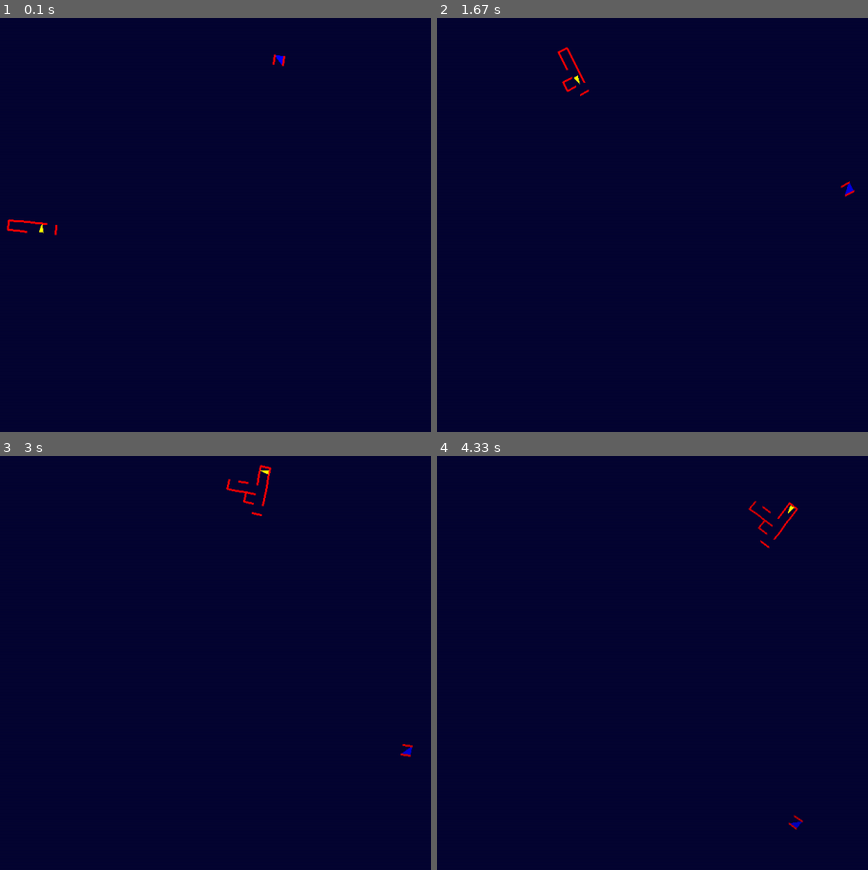
Above: before the commit, frames 1-4 (two rows, left to right).
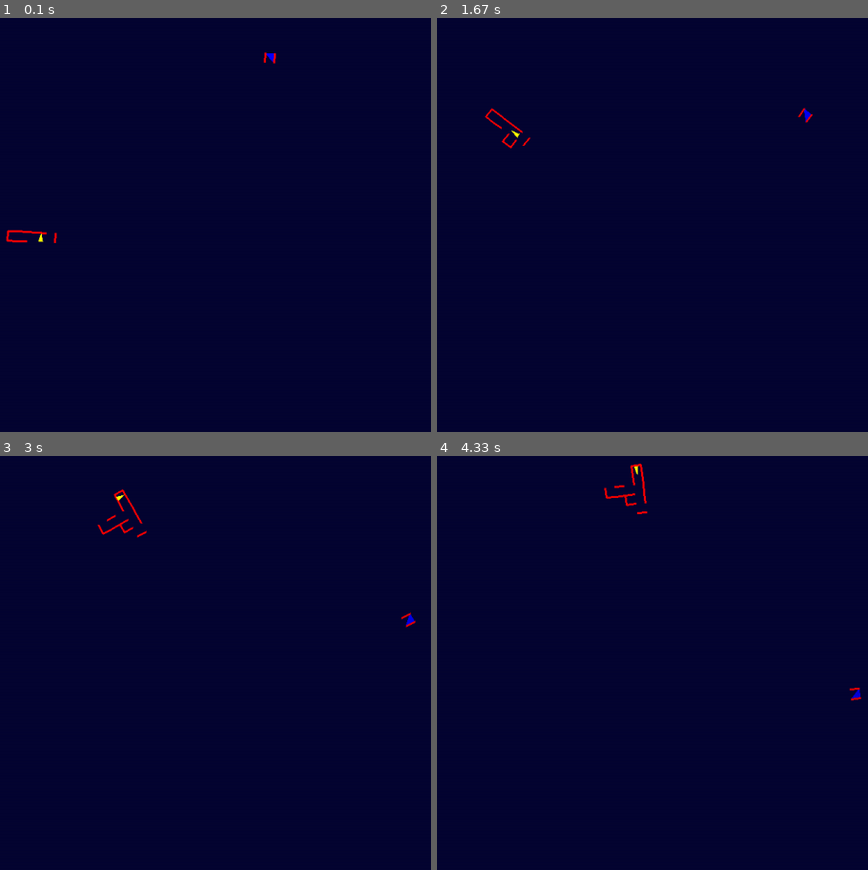
Above: after the commit, the same moments.

Repository: RageInTheCage/Random
Game: pygame game, started from Python/Labyrinth/Main.py
The game is run twice, just before and just after one commit, with the same random seed, the same clock (stepped at 60 frames per second) and the same inputs.
Inputs:
- Up to frame 1 (0.1 s): no input
- Up to frame 2 (1.67 s): hold Right 0.33-0.8 s; hold Up 0.83-1.13 s; hold Right 1.17-1.63 s
- Up to frame 3 (3 s): hold Left 1.67-2.2 s; hold Down 2.23-2.57 s; hold Left from 2.6 s (still down)
- Up to frame 4 (4.33 s): release Left at 3 s; hold Right 3.43-4.07 s; hold Down from 4.1 s (still down)

The runs differ from the first frame. In frame 1, 0.3% of the frame differs, in the area x 1-67%, y 8-55%; in frame 2, 0.5%; in frame 3, 0.6%, in the area x 22-97%, y 2-73%; in frame 4, 0.6%.

Commit message:
Python Class Demo improved for Thomas' sake

Diff:
--- /dev/null
+++ b/Python/Class Demo/Princes (ASCII version)/Prince.py
@@ -0,0 +1,15 @@
+class Prince:
+    siblings = []
+
+    def __init__(self, name, son_of):
+        self.name = name
+        self.son = son_of
+
+    def announce(self):
+        print(f"I am {self.name}, son of {self.son}")
+
+        for sibling in self.siblings:
+            print(f"I am also the brother of {sibling} but we don't talk about him")
+
+    def add_sibling(self, sibling_of):
+        self.siblings.append(sibling_of)
--- /dev/null
+++ b/Python/Class Demo/Princes (ASCII version)/main.py
@@ -0,0 +1,12 @@
+from Prince import Prince
+
+nick = Prince("Nick", son_of="Ken")
+nick.name = "Nicolas"
+nick.announce()
+
+tom = Prince("Matthew", son_of="Nick")
+tom.announce()
+
+matthew = Prince("Thomas", son_of="Nick")
+matthew.add_sibling("Matthew")
+matthew.announce()
--- /dev/null
+++ b/Python/Class Demo/Princes (Pygame version)/Prince.py
@@ -0,0 +1,56 @@
+import pygame
+
+
+class Prince:
+    def __init__(self, name, son_of = None):
+        self.name = name
+        self.son = son_of
+        self.final_location = None
+        self.screen = None
+        self.speech_location = None
+        self.text_location = None
+        self.announcement = None
+        self.font = None
+        self.image = pygame.image.load("Prince.png")
+        self.speech_bubble = None
+        self.text_surface = None
+        if son_of:
+            self.current_location = son_of.current_location.copy()
+        else:
+            self.current_location = [0, 0]
+
+    def announce(self):
+        self.announcement = "I am {}" .format(self.name)
+        if self.son:
+            self.announcement += ", son of {}".format(self.son.name)
+
+        size = self.image.get_rect()
+        self.speech_location = self.final_location[0] + size.width / 3 * 2, self.final_location[1] + size.height / 4
+        self.text_location = self.speech_location[0] + 80, self.speech_location[1] + 20
+        self.text_surface = self.font.render(self.announcement, True, (0, 80, 0))
+
+        self.speech_bubble = pygame.image.load("Speech Bubble.png")
+        text_width = self.text_surface.get_rect().width
+        self.speech_bubble = pygame.transform.scale(self.speech_bubble, (text_width + 100, 66))
+
+    def set_graphics(self, screen, font, location):
+        self.screen = screen
+        self.font = font
+        self.final_location = location
+
+    def move_to_location(self):
+        if self.current_location[0] < self.final_location[0]:
+            self.current_location[0] += 2
+        if self.current_location[1] < self.final_location[1]:
+            self.current_location[1] += 1
+
+
+    def draw(self):
+        self.move_to_location()
+        self.screen.blit(self.image, self.current_location)
+
+        if self.speech_bubble is None:
+            return
+
+        self.screen.blit(self.speech_bubble, self.speech_location)
+        self.screen.blit(self.text_surface, self.text_location)
--- /dev/null
+++ b/Python/Class Demo/Princes (Pygame version)/main.py
@@ -0,0 +1,65 @@
+from Prince import Prince
+import pygame
+
+
+def initialise_graphics():
+    global background_colour, screen, font
+    pygame.init()
+    pygame.font.init()
+    font = pygame.font.SysFont('Comic Sans MS', 16)
+    width, height = 640, 480
+    background_colour = 200, 200, 255
+    screen = pygame.display.set_mode((width, height))
+
+
+def draw_family():
+    for prince in royal_family:
+        prince.draw()
+
+
+def check_events():
+    for event in pygame.event.get():
+        if event.type == pygame.QUIT:
+            pygame.quit()
+            exit(0)
+        if event.type == pygame.USEREVENT:
+            make_announcements()
+
+
+def setup_announcements():
+    make_announcements.index = 0
+    pygame.time.set_timer(pygame.USEREVENT, 1500)
+
+
+def make_announcements():
+    if make_announcements.index >= len(royal_family):
+        return
+
+    prince = royal_family[make_announcements.index]
+    prince.announce()
+    make_announcements.index += 1
+
+
+def create_royal_family():
+    nick = Prince("Nick")
+    matthew = Prince("Matthew", son_of=nick)
+    tom = Prince("Thomas", son_of=nick)
+
+    nick.set_graphics(screen, font, location=(10, 10))
+    matthew.set_graphics(screen, font, location=(130, 140))
+    tom.set_graphics(screen, font, location=(270, 240))
+
+    return [nick, matthew, tom]
+
+
+initialise_graphics()
+royal_family = create_royal_family()
+
+
+setup_announcements()
+
+while True:
+    screen.fill(background_colour)
+    draw_family()
+    pygame.display.update()
+    check_events()
--- a/Python/Labyrinth/Main.py
+++ b/Python/Labyrinth/Main.py
@@ -22,7 +22,7 @@
         maze.update()
         player.update()
         pygame.display.update()
-        clock.tick(15)
+        clock.tick(8)
 
 
 def initialise():
Renamed: Python/class demo/ClassesOfDuck.py -> Python/Class Demo/Ducks/ClassesOfDuck.py
Renamed: Python/class demo/main.py -> Python/Class Demo/Ducks/main.py
Binary file added: Python/Class Demo/Princes (Pygame version)/Prince.png
Binary file added: Python/Class Demo/Princes (Pygame version)/Speech Bubble (large).png
Binary file added: Python/Class Demo/Princes (Pygame version)/Speech Bubble.png
Not shown, added: Python/Class Demo/Encapsulation.pptx
